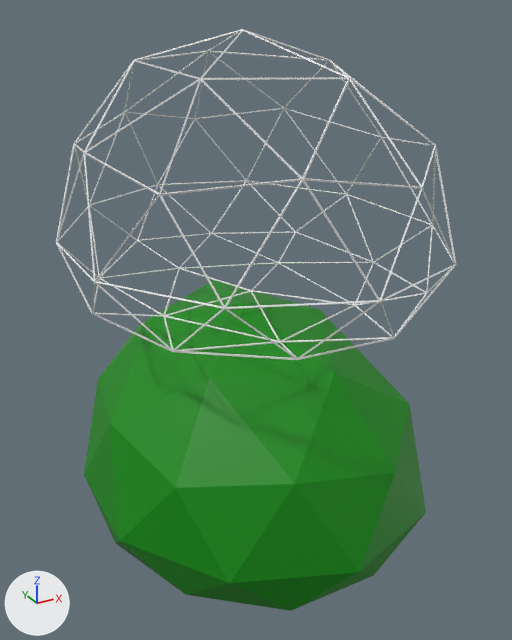
What one commit did to the glTF model src/main/webapp/content/assets/models/forest/bush/bush3.glb.
One viewpoint serves both versions: a 50 mm lens placed at (-0.494, -0.919, 0.389), pointed at (0.013, 0.003, -0.072). The axes (+X, +Y, +Z) are drawn at lower left. The lights are the same throughout. Where no turn or scale is listed for an object, it has been applied to the vertices.

Script lines for the objects in view, before the commit:
```python
me_icosphere_001 = bpy.data.meshes.new('Icosphere.001')
me_icosphere_001.from_pydata(...)  # 324 vertices, 960 faces; spans x -0.272..0.272, y -0.314..0.385, z -0.096..0.296
me_icosphere_002 = bpy.data.meshes.new('Icosphere.002')
me_icosphere_002.from_pydata(...)  # 42 vertices, 80 faces; spans x -0.271..0.271, y -0.312..0.384, z -0.095..0.294
me_icosphere_002.materials.append(mat_material)  # green #008900
ob_icosphere = bpy.data.objects.new('Icosphere', me_icosphere_001)
ob_icosphere.location = (0.0, -0.006, 0.068)
ob_icosphere_001 = bpy.data.objects.new('Icosphere.001', me_icosphere_002)
ob_icosphere_001.location = (0.0, -0.006, -0.338)
```
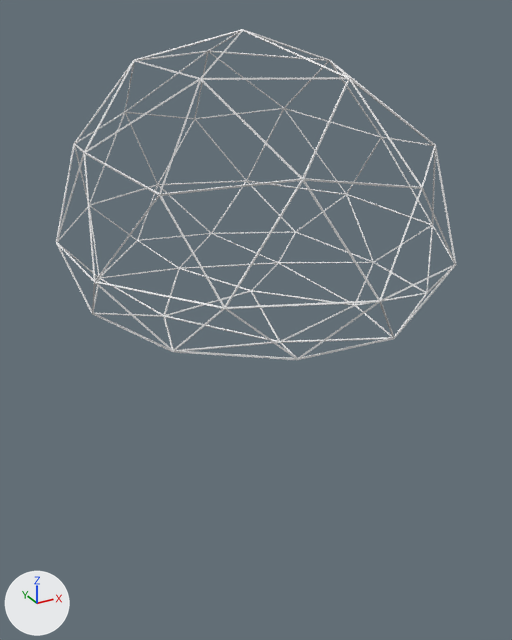
Boxes [x1, y1, x2, y2] around the edits, measured in the pictures (512 x 640 px):
'Icosphere.001', deleted (green): before [84, 280, 426, 611]

What the commit changed:
Object 'Icosphere.001' (ob_icosphere_001) is deleted.
